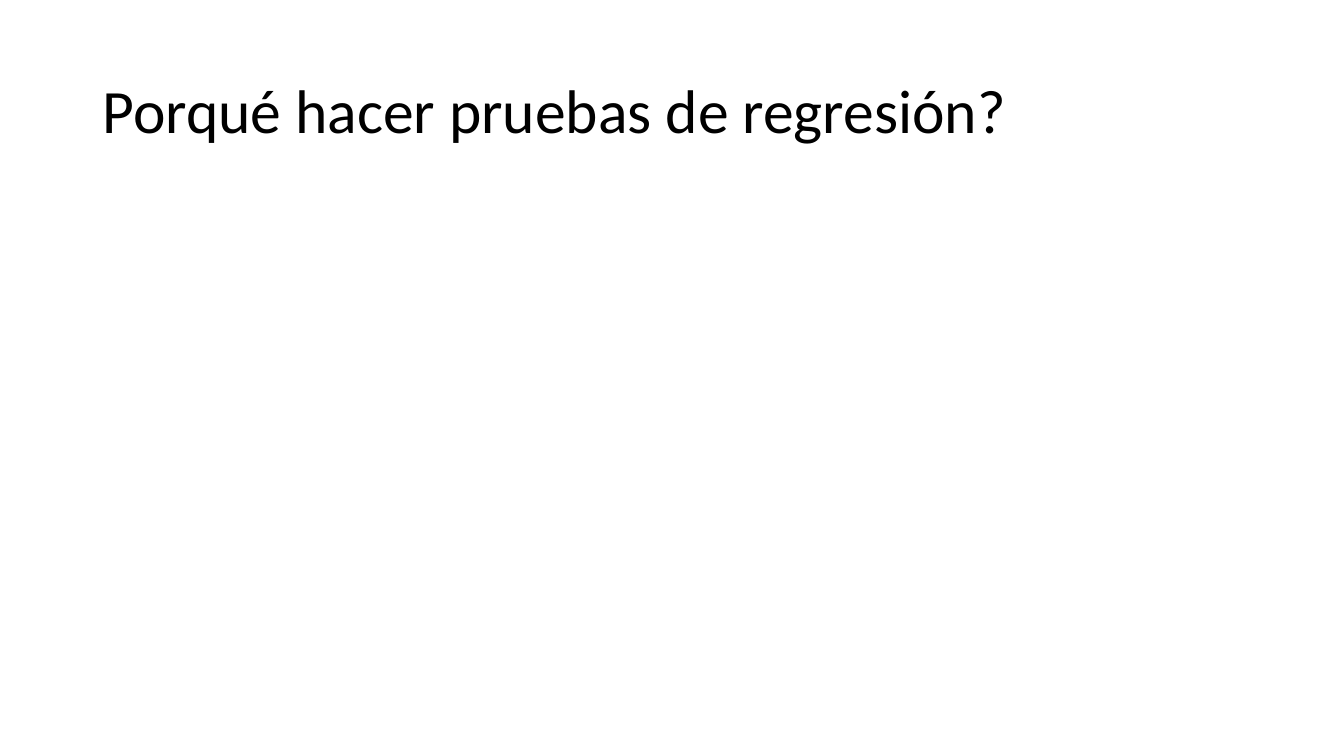
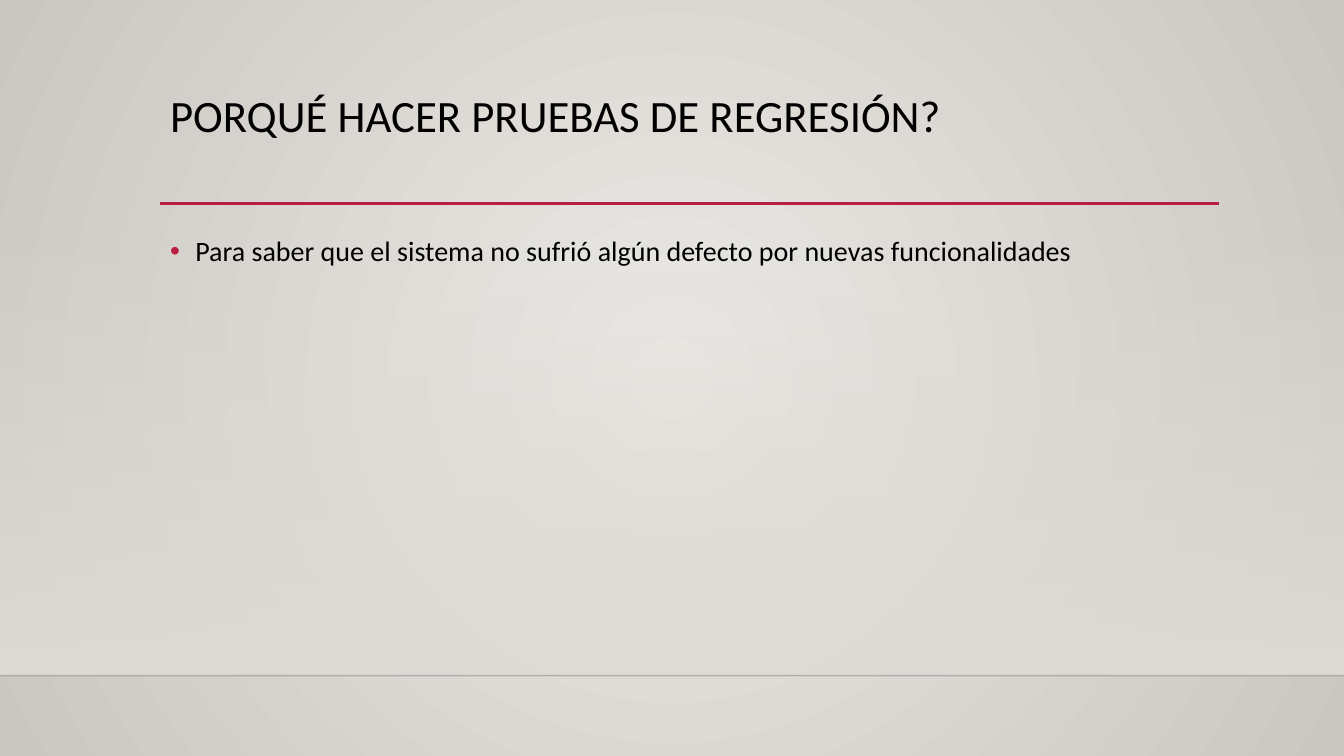
Before and after one commit to hdelreal/CypressTutorial, a slide deck: slide 19 of QA Automation.pptx (slide 14 before the commit). Drawn at 1344x756 pixels with LibreOffice and Linux fonts; fonts in the diff are those of the drawing; background and template pictures are left out. Boxes give left, top, right and bottom in pixels: in the first picture for what was removed or moved away, otherwise in the second. Text is boxed around its words. In the diff, an @@ line names an element or a change of style, - is before the commit and + after.

```diff
--- a/QA Automation.pptx
+++ b/QA Automation.pptx
@@ background #FFFFFF to gradient #ECEAE7 to #CAC7C1 @@
@@ title "PORQUÉ HACER PRUEBAS DE REGRESIÓN?" at box(170, 95, 940, 138): vertical alignment middle to top @@
@@ title at box(170, 95, 940, 138): text changed; size 44 to 32 pt @@
-Porqué hacer pruebas de regresión?
+PORQUÉ HACER PRUEBAS DE REGRESIÓN?
@@ line added from (160, 204) to (1220, 204), #B71E42 2.5 pt @@
@@ rectangle added at box(0, 223, 1344, 676), fill gradient #DFDBD5 @@
@@ text added at box(195, 241, 1071, 266), 20 pt, text #000000 @@
+• Para saber que el sistema no sufrió algún defecto por nuevas funcionalidades
@@ line added from (0, 676) to (1344, 676), #000001 1 pt @@
```
Also in this commit, not shown: 9 other slides changed, 14 slides added, 9 slides removed.
